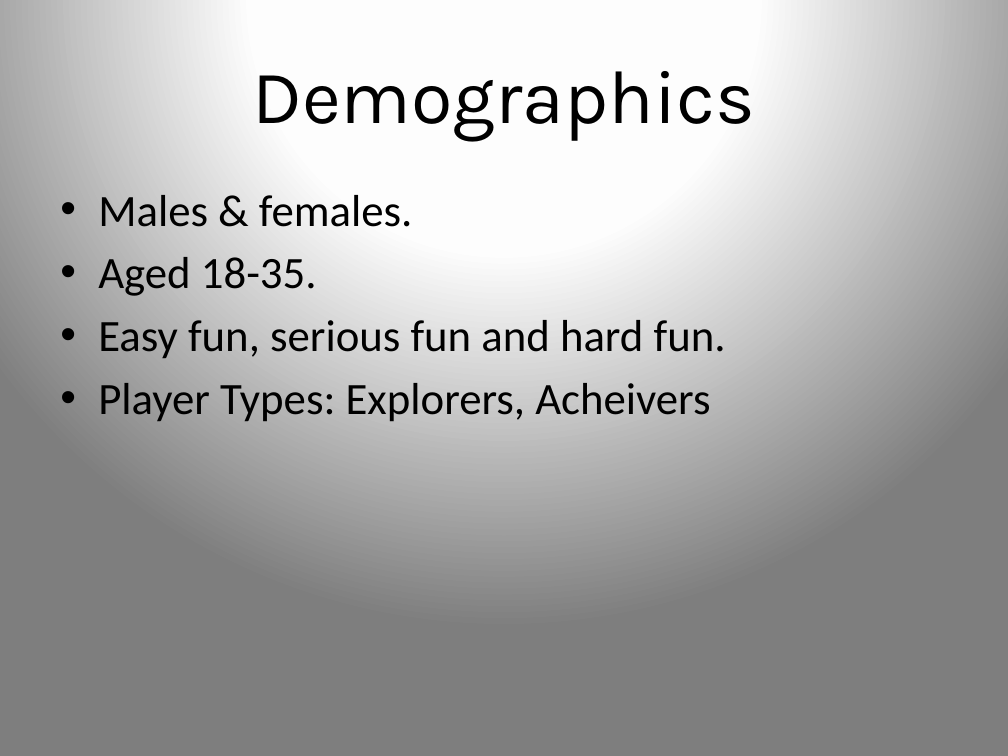
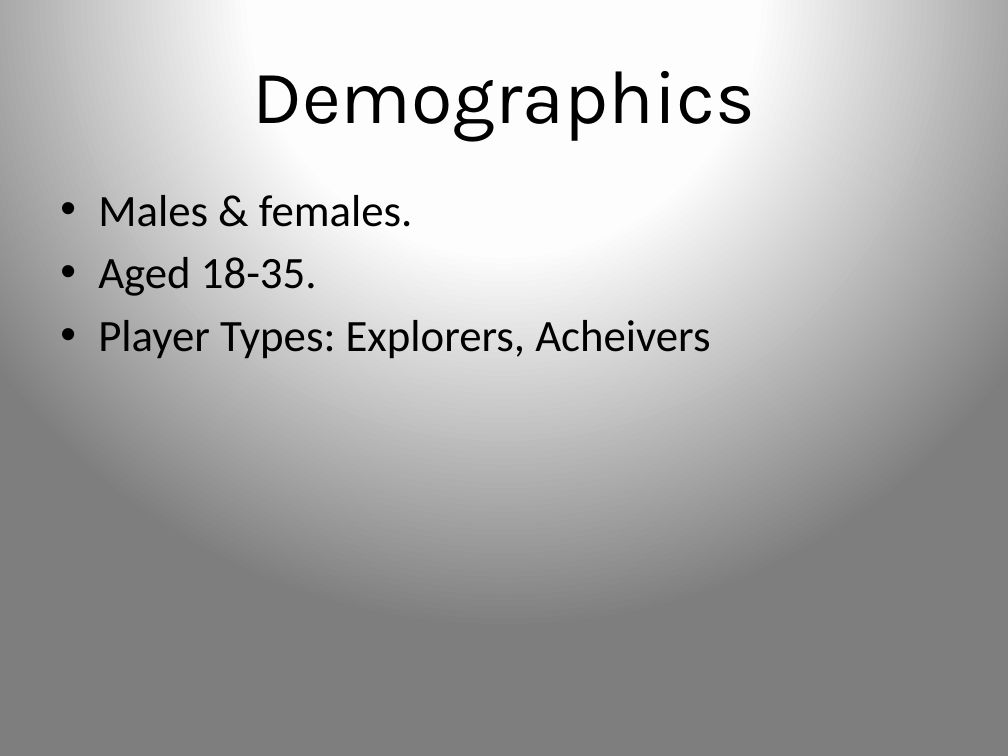
Before and after one commit to UoSGamesGroups/first-semester-l4-5-group-3, a slide deck: slide 2 of Presentations/presentation1.pptx. Drawn at 1008x756 pixels with LibreOffice and Linux fonts; fonts in the diff are those of the drawing. Boxes give left, top, right and bottom in pixels: in the first picture for what was removed or moved away, otherwise in the second. Text is boxed around its words. In the diff, an @@ line names an element or a change of style, - is before the commit and + after.

```diff
--- a/Presentations/presentation1.pptx
+++ b/Presentations/presentation1.pptx
@@ text at <box>98,320,726,358</box>: paragraph removed @@
-• Easy fun, serious fun and hard fun.
```
Also in this commit, not shown: 5 other slides changed, 1 slide removed, 1 other file.
